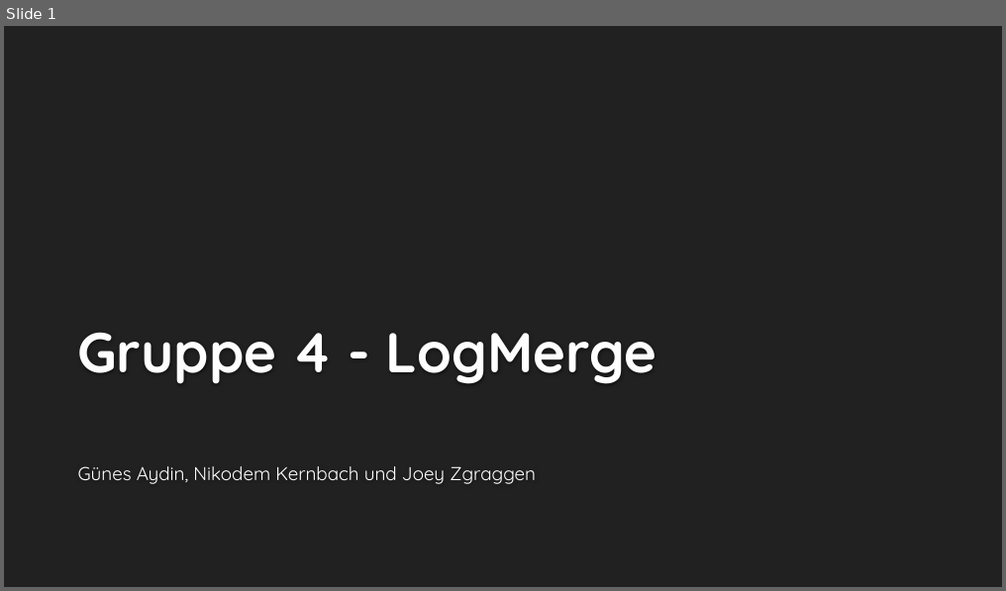
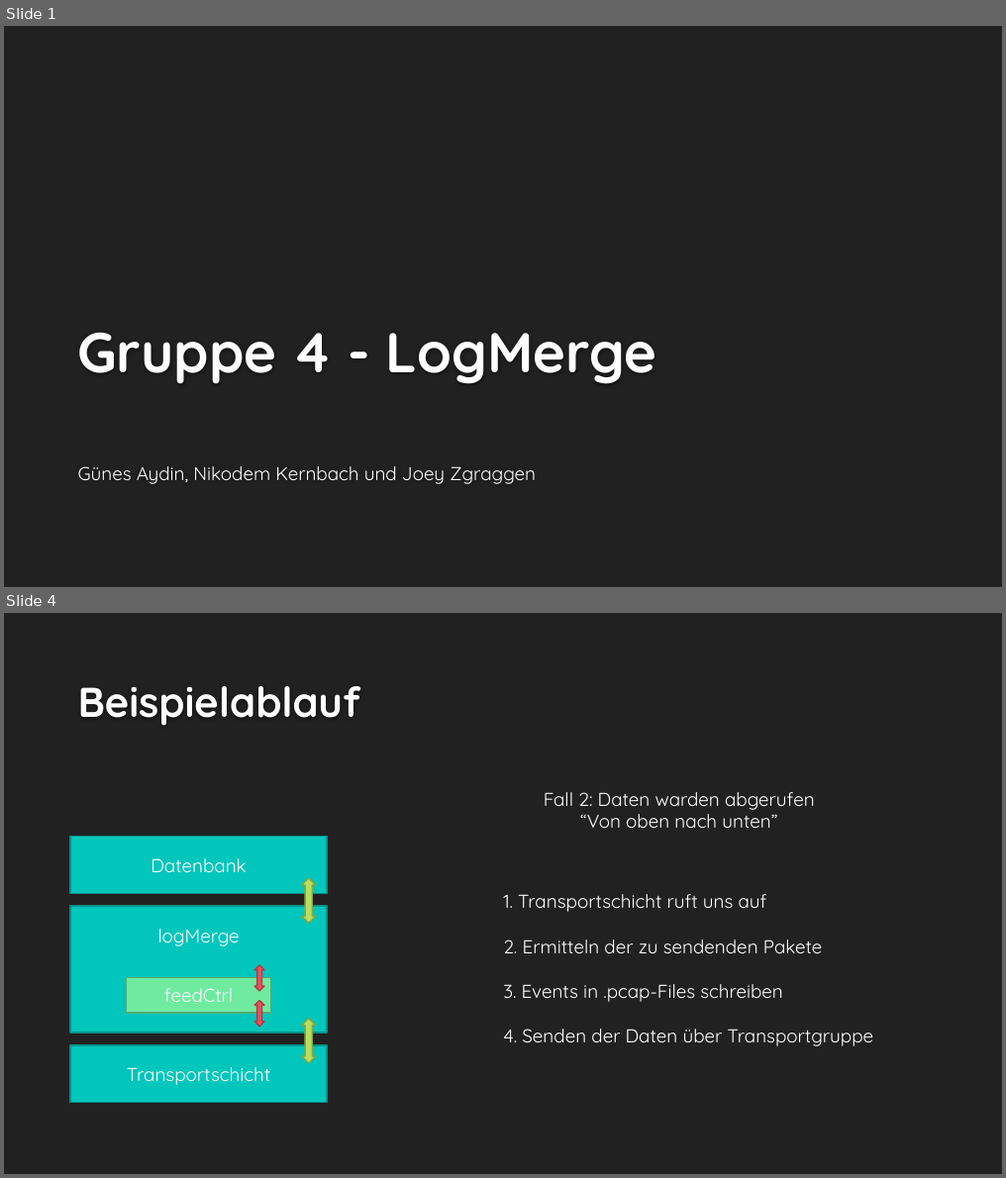
Before and after one commit to cn-uofbasel/BACnet, a slide deck: groups/04-logMerge/kurzpresi.pptx. Shown one above the other, each under a label of ours: slide 1 before the commit, slides 1 and 4 after it; the slides between them are not shown. The pictures are 1006x591 and 1006x1178 pixels, drawn with LibreOffice and Linux fonts; fonts in the diff are those of the drawing; background and template pictures are left out. Boxes give left, top, right and bottom in pixels: in the first picture for what was removed or moved away, otherwise in the second. Text is boxed around its words. In the diff, an @@ line names an element or a change of style, - is before the commit and + after.

```diff
--- a/groups/04-logMerge/kurzpresi.pptx
+++ b/groups/04-logMerge/kurzpresi.pptx
@@ slide 4 added at [4,613,1002,1174], background #212121 @@
@@ title added at [78,686,360,726], 40 pt, text #FEFEFE, bold @@
+Beispielablauf
@@ text added at [544,792,815,828], 18 pt, text #FFFFFF @@
+Fall 2: Daten warden abgerufen
+“Von oben nach unten”
@@ rectangle added at [70,837,328,894], fill #00C6BB, outline #00928A 1.25 pt, 18 pt, text #FFFFFF @@
+Datenbank
@@ up down arrow added at [302,878,316,923], fill #B6DF5E, outline #87A546 1.25 pt @@
@@ rectangle added at [70,906,328,1033], fill #00C6BB, outline #00928A 1.25 pt, 18 pt, text #FFFFFF @@
+logMerge
@@ text added at [503,894,874,1047], 18 pt, text #FFFFFF @@
+1. Transportschicht ruft uns auf
+2. Ermitteln der zu sendenden Pakete
+3. Events in .pcap-Files schreiben
+4. Senden der Daten über Transportgruppe
@@ up down arrow added at [254,965,264,992], fill #ED515C, outline #AF3C44 1.25 pt @@
@@ rectangle added at [127,978,270,1014], fill #6FEBA0, outline #52AE76 1.25 pt, 18 pt, text #FFFFFF @@
+feedCtrl
@@ up down arrow added at [254,1001,264,1027], fill #ED515C, outline #AF3C44 1.25 pt @@
@@ up down arrow added at [302,1019,316,1063], fill #B6DF5E, outline #87A546 1.25 pt @@
@@ rectangle added at [70,1046,328,1103], fill #00C6BB, outline #00928A 1.25 pt, 18 pt, text #FFFFFF @@
+Transportschicht
```
Also in this commit, not shown: 4 slides changed, 4 other slides added, 1 slide removed, 1 other file.
